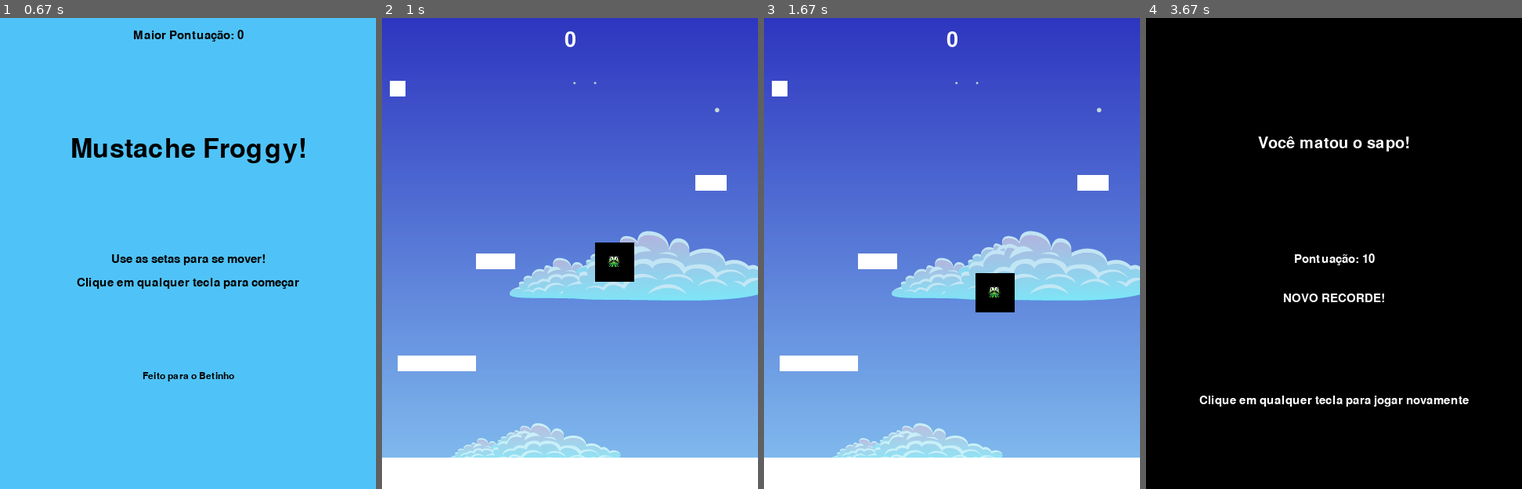
Above: before the commit, frames 1-4 (left to right).
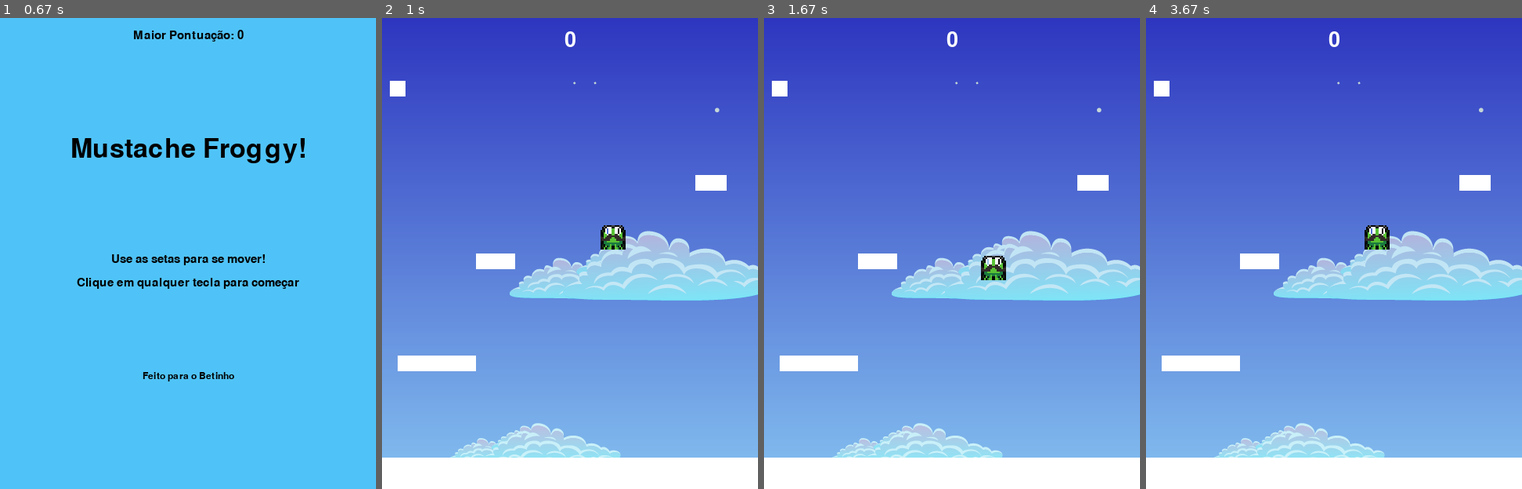
Above: after the commit, the same moments.

Repository: gabrielmmh/PyGame
Game: pygame game, started from main.py
Same seed, same stepped clock (60 frames per second), same inputs: the game is played once before the commit and once after it.
Inputs:
- Up to frame 1 (0.67 s): hold Right from 0.33 s (still down)
- Up to frame 2 (1 s): release Right at 0.8 s; hold Right from 0.83 s (still down)
- Up to frame 3 (1.67 s): release Right at 1.3 s; hold Left from 1.33 s (still down)
- Up to frame 4 (3.67 s): release Left at 1.87 s; hold Left 1.9-2.3 s; hold Right 2.33-2.97 s; hold Left 3-3.47 s; hold Right from 3.5 s (still down)

Frame 1 is identical in both runs. In frame 2, 1.1% of the frame differs, in the area x 56-68%, y 44-56%; in frame 3, 1.1%; in frame 4, 100%, in the area x 0-100%, y 0-100%.

Commit message:
Ajustando tamanho sapo

Diff:
--- a/sprites.py
+++ b/sprites.py
@@ -15,8 +15,8 @@
         # Carregando as imagens
         froggy1 = pg.image.load(path.join(img_dir,"Froggy1.png")).convert()
         pg.sprite.Sprite.__init__(self)
-        self.image = froggy1
-
+        self.image = pg.transform.scale(froggy1, (100, 110))
+        self.image.set_colorkey(PRETO)
         self.rect = self.image.get_rect()
         self.rect.center = (LARGURA / 2, ALTURA / 2)
         self.pos = vec(LARGURA / 2, ALTURA / 2)
